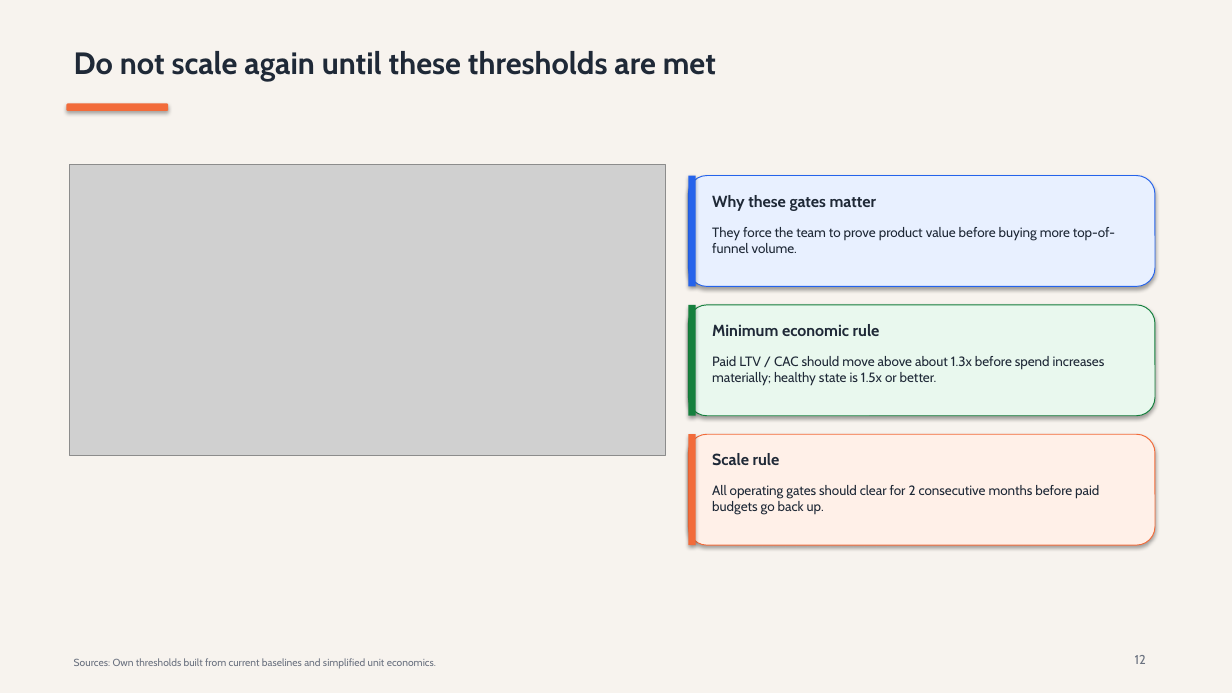
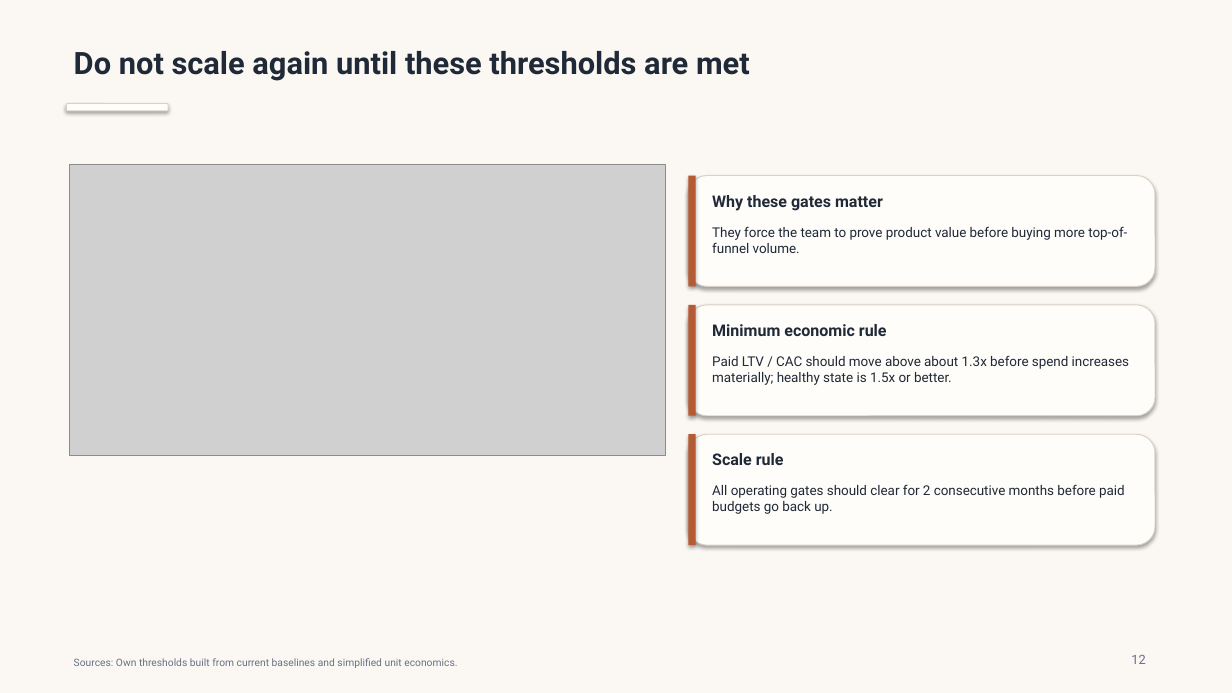
Before and after one commit to TEZv/Genesis-Academy_Strategy-Operations-School-2.0-Case-Task, a slide deck: slide 12 of deliverables/taskflow-case-presentation.pptx. Drawn at 1232x693 pixels with LibreOffice and Linux fonts; fonts in the diff are those of the drawing; grey boxes stand for pictures. Boxes give left, top, right and bottom in pixels: in the first picture for what was removed or moved away, otherwise in the second. Text is boxed around its words. In the diff, an @@ line names an element or a change of style, - is before the commit and + after.

Commit message:
Refine deck visual style and export

```diff
--- a/deliverables/taskflow-case-presentation.pptx
+++ b/deliverables/taskflow-case-presentation.pptx
@@ background #F7F3EE to #FBF8F3 @@
@@ rounded rectangle at box(67, 104, 168, 111): fill #F26B3A to #FFFDF9; outline none to #D9D1C7 0.75 pt @@
@@ rounded rectangle at box(689, 176, 1155, 287): fill #E8F0FF to #FFFDF9; outline #2563EB 0.75 pt to #D9D1C7 0.75 pt @@
@@ rectangle at box(689, 176, 696, 287): fill #2563EB to #B65A34 @@
@@ rounded rectangle at box(689, 305, 1155, 416): fill #E9F8EE to #FFFDF9; outline #15803D 0.75 pt to #D9D1C7 0.75 pt @@
@@ rectangle at box(689, 305, 696, 416): fill #15803D to #B65A34 @@
@@ rounded rectangle at box(689, 434, 1155, 545): fill #FFF0E8 to #FFFDF9; outline #F26B3A 0.75 pt to #D9D1C7 0.75 pt @@
@@ rectangle at box(689, 434, 696, 545): fill #F26B3A to #B65A34 @@
@@ font Cabin to Roboto in 7 elements at box(74, 51, 750, 81), box(712, 195, 883, 211), box(712, 227, 1127, 253), box(712, 324, 887, 336), box(712, 355, 1129, 385), box(712, 453, 784, 465), box(712, 484, 1125, 514) @@
@@ text "Sources: Own thresholds built from ..." at box(74, 658, 457, 668): font Cabin to Roboto, text colour #6B7280 to #667085 @@
@@ text "12" at box(1131, 655, 1145, 664): font Cabin to Roboto, text colour #6B7280 to #667085 @@
```
Also in this commit, not shown: 13 other slides changed, 1 other file.
